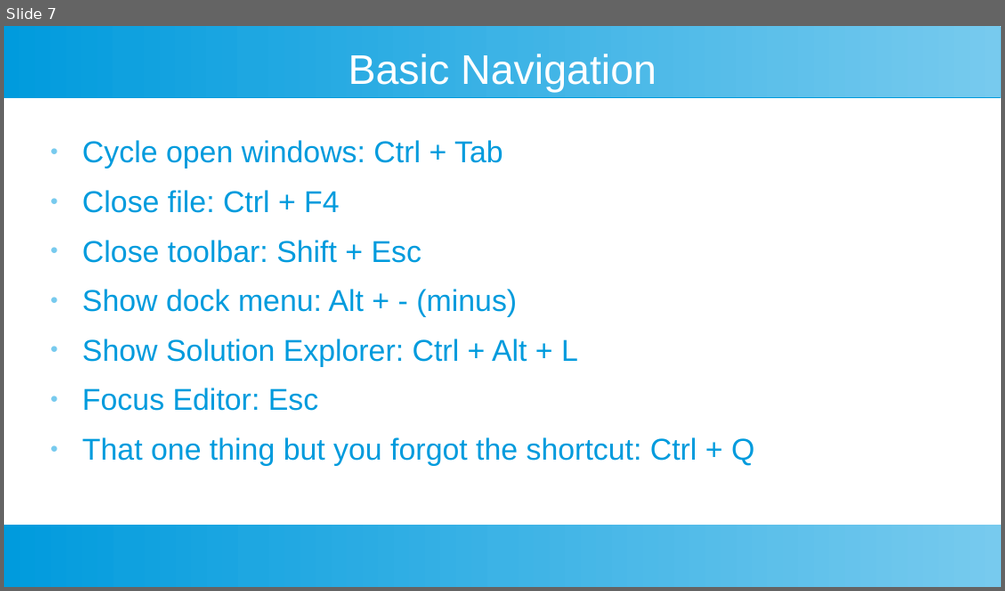
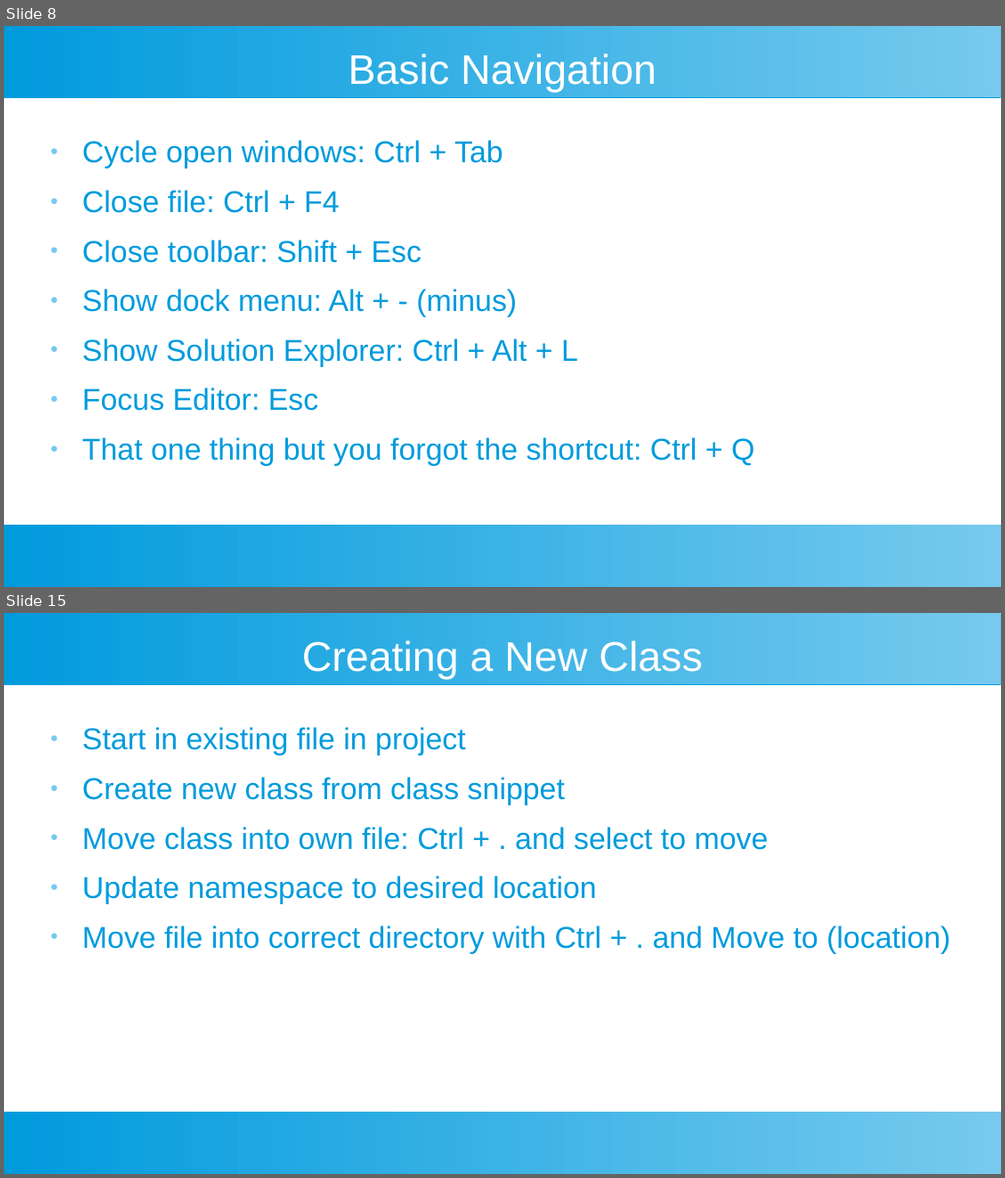
Before and after one commit to SmithE65/Productivity, a slide deck: Productivity.odp. Shown one above the other, each under a label of ours: slide 7 before the commit, slides 8 and 15 after it; the slides between them are not shown. The pictures are 1005x591 and 1005x1178 pixels, drawn with LibreOffice and Linux fonts; fonts in the diff are those of the drawing. Boxes give left, top, right and bottom in pixels: in the first picture for what was removed or moved away, otherwise in the second. Text is boxed around its words. In the diff, an @@ line names an element or a change of style, - is before the commit and + after.

Commit message:
Templates and Snippets

```diff
--- a/Productivity.odp
+++ b/Productivity.odp
@@ slide 15 added at [4,613,1001,1174], background #FFFFFF; not listed: 2 template elements that a slide beside it also shows @@
@@ title added at [302,641,702,679], 33 pt, text #FFFFFF @@
+Creating a New Class
@@ text added at [82,727,950,954], 24 pt, text #009BDD @@
+● Start in existing file in project
+● Create new class from class snippet
+● Move class into own file: Ctrl + . and select to move
+● Update namespace to desired location
+● Move file into correct directory with Ctrl + . and Move to (location)
@@ what was slide 7 is now slide 8 @@
```
Also in this commit, not shown: 6 slides changed, 16 other slides added, 2 slides removed.
